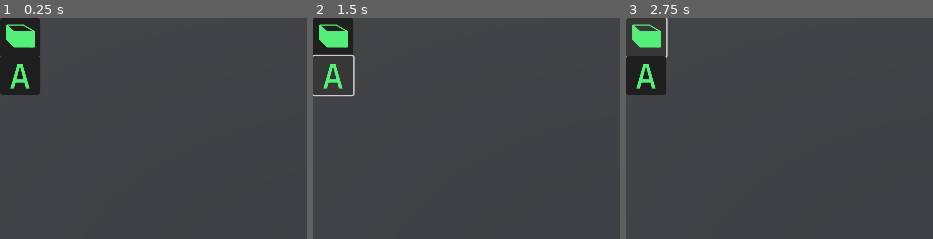
Above: before the commit, frames 1-3 (left to right).
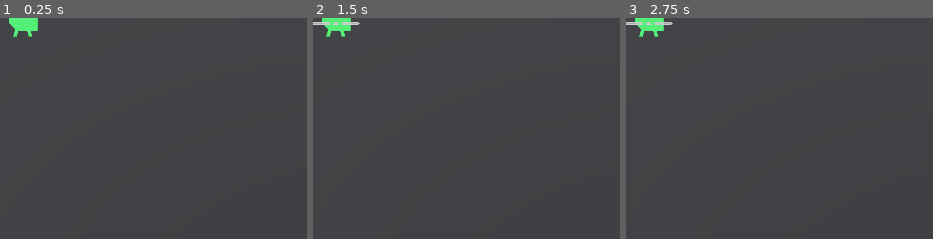
Above: after the commit, the same moments.

Repository: PranjalMaithani/flowchart-3d
Game: Godot game, scene res://Scenes/flowchart_scene.tscn
Two runs of this game, one before a commit and one after it. Both use one fixed random seed, a clock stepped at 60 frames per second and the inputs below.
Inputs (mouse positions are % of the whole screen's width and height, from its top left):
- Up to frame 1 (0.25 s): no input
- Up to frame 2 (1.5 s): click (3, 4) at 0.52 s; click (3, 13) at 1.27 s
- Up to frame 3 (2.75 s): click (3, 4) at 2.02 s
The pictures show only the part of the screen within x 0-50%, y 0-50%; the shares and areas given below are measured in that part.

The runs differ from the first frame. In frame 1, 4.5% of the frame differs, in the area x 0-14%, y 0-35%; in frame 2, 2.7%; in frame 3, 3.6%.

Commit message:
tools UI

Diff:
--- /dev/null
+++ b/Components/Tools/ContainerTool.tscn
@@ -0,0 +1,16 @@
+[gd_scene load_steps=2 format=3 uid="uid://cwdi2sajlnasl"]
+
+[ext_resource type="PackedScene" uid="uid://dx1oqd64dc0mt" path="res://Components/Tools/ToolButton.tscn" id="1_gh62l"]
+
+[node name="ContainerTool" type="MarginContainer"]
+anchors_preset = -1
+anchor_right = 0.0546875
+anchor_bottom = 0.108025
+offset_bottom = -0.000198364
+grow_horizontal = 2
+grow_vertical = 2
+
+[node name="ToolButton" parent="." instance=ExtResource("1_gh62l")]
+layout_mode = 2
+
+[editable path="ToolButton"]
--- /dev/null
+++ b/Components/Tools/CursorTool.tscn
@@ -0,0 +1,18 @@
+[gd_scene load_steps=3 format=3 uid="uid://8gugo5myjv76"]
+
+[ext_resource type="PackedScene" uid="uid://dx1oqd64dc0mt" path="res://Components/Tools/ToolButton.tscn" id="1_qr88k"]
+[ext_resource type="Texture2D" uid="uid://c3j22xmr1wenl" path="res://Images/Icons/cursor icon.png" id="2_ya376"]
+
+[node name="CursorTool" type="MarginContainer"]
+anchors_preset = -1
+anchor_right = 0.0546875
+anchor_bottom = 0.108025
+metadata/_edit_use_anchors_ = true
+
+[node name="ToolButton" parent="." instance=ExtResource("1_qr88k")]
+layout_mode = 2
+
+[node name="Icon" parent="ToolButton" index="0"]
+texture = ExtResource("2_ya376")
+
+[editable path="ToolButton"]
--- /dev/null
+++ b/Components/Tools/TextTool.tscn
@@ -0,0 +1,18 @@
+[gd_scene load_steps=3 format=3 uid="uid://bs77k25nidf2y"]
+
+[ext_resource type="PackedScene" uid="uid://dx1oqd64dc0mt" path="res://Components/Tools/ToolButton.tscn" id="1_eor60"]
+[ext_resource type="Texture2D" uid="uid://b836fou3pi361" path="res://Images/Icons/text icon.png" id="2_exdfb"]
+
+[node name="TextTool" type="MarginContainer"]
+anchors_preset = -1
+anchor_right = 0.0546875
+anchor_bottom = 0.108025
+metadata/_edit_use_anchors_ = true
+
+[node name="ToolButton" parent="." instance=ExtResource("1_eor60")]
+layout_mode = 2
+
+[node name="Icon" parent="ToolButton" index="0"]
+texture = ExtResource("2_exdfb")
+
+[editable path="ToolButton"]
--- /dev/null
+++ b/Components/Tools/ToolButton.tscn
@@ -0,0 +1,26 @@
+[gd_scene load_steps=2 format=3 uid="uid://dx1oqd64dc0mt"]
+
+[ext_resource type="Texture2D" uid="uid://qqlrh8s3r43q" path="res://Images/Icons/cube.png" id="1_5elq2"]
+
+[node name="ToolButton" type="Button"]
+custom_minimum_size = Vector2(63, 70)
+offset_right = 70.0
+offset_bottom = 70.0
+mouse_default_cursor_shape = 2
+
+[node name="Icon" type="TextureRect" parent="."]
+layout_mode = 1
+anchors_preset = 8
+anchor_left = 0.5
+anchor_top = 0.5
+anchor_right = 0.5
+anchor_bottom = 0.5
+offset_left = -26.0
+offset_top = -26.0
+offset_right = 26.0
+offset_bottom = 26.0
+grow_horizontal = 2
+grow_vertical = 2
+texture = ExtResource("1_5elq2")
+expand_mode = 1
+stretch_mode = 4
--- a/Scenes/flowchart_scene.tscn
+++ b/Scenes/flowchart_scene.tscn
@@ -1,11 +1,12 @@
-[gd_scene load_steps=14 format=3 uid="uid://cb2r105nqmjnr"]
+[gd_scene load_steps=15 format=3 uid="uid://cb2r105nqmjnr"]
 
 [ext_resource type="Material" uid="uid://c57ycd54txcqv" path="res://Materials/floor_dark.tres" id="1_jwrac"]
 [ext_resource type="PackedScene" uid="uid://pwytv1htyylm" path="res://Components/ContainerBox/ContainerBox.tscn" id="1_nv32g"]
 [ext_resource type="PackedScene" uid="uid://b338qhshxv8rp" path="res://Components/GameManager.tscn" id="2_6gx0o"]
 [ext_resource type="PackedScene" uid="uid://vu8lwtm68c6t" path="res://Components/Camera/AppCamera.tscn" id="2_m4467"]
-[ext_resource type="PackedScene" uid="uid://dx1oqd64dc0mt" path="res://UI/ToolButton.tscn" id="5_0ubfu"]
-[ext_resource type="Texture2D" uid="uid://b836fou3pi361" path="res://Images/text icon.png" id="6_v7x57"]
+[ext_resource type="PackedScene" uid="uid://cwdi2sajlnasl" path="res://Components/Tools/ContainerTool.tscn" id="5_j4oy4"]
+[ext_resource type="PackedScene" uid="uid://8gugo5myjv76" path="res://Components/Tools/CursorTool.tscn" id="5_xtub2"]
+[ext_resource type="PackedScene" uid="uid://bs77k25nidf2y" path="res://Components/Tools/TextTool.tscn" id="7_sgprb"]
 
 [sub_resource type="ProceduralSkyMaterial" id="ProceduralSkyMaterial_p60a6"]
 sky_top_color = Color(0.411765, 0.482353, 0.584314, 1)
@@ -93,22 +94,17 @@
 grow_vertical = 2
 mouse_filter = 2
 
-[node name="ToolButton" parent="UI" instance=ExtResource("5_0ubfu")]
+[node name="VFlowContainer" type="VBoxContainer" parent="UI"]
 layout_mode = 2
-offset_bottom = 56.0
-size_flags_horizontal = 0
+offset_right = 65.0
+offset_bottom = 335.0
+
+[node name="CursorTool" parent="UI/VFlowContainer" instance=ExtResource("5_xtub2")]
+layout_mode = 2
+
+[node name="ContainerTool" parent="UI/VFlowContainer" instance=ExtResource("5_j4oy4")]
+layout_mode = 2
 size_flags_vertical = 0
-mouse_default_cursor_shape = 2
 
-[node name="ToolButton2" parent="UI" instance=ExtResource("5_0ubfu")]
+[node name="TextTool" parent="UI/VFlowContainer" instance=ExtResource("7_sgprb")]
 layout_mode = 2
-offset_top = 55.0
-offset_bottom = 111.0
-size_flags_horizontal = 0
-size_flags_vertical = 0
-mouse_default_cursor_shape = 2
-
-[node name="Icon" parent="UI/ToolButton2" index="0"]
-texture = ExtResource("6_v7x57")
-
-[editable path="UI/ToolButton2"]
--- a/src/AppManager/app_manager.gd
+++ b/src/AppManager/app_manager.gd
@@ -1,8 +1,9 @@
 extends Node
 class_name AppManager
 
+var state: AppState
 @export var ground_plane: Node3D
 @export var camera: Camera3D
 
-var active_object
-var selected_objects: Array[Node]
+func _ready():
+    state = AppState.new()
--- a/src/AppManager/app_state.gd
+++ b/src/AppManager/app_state.gd
@@ -1,16 +1,10 @@
-extends Node3D
+extends Resource
 class_name AppState
 
-var state: Dictionary
+var active_tool: Constants.TOOL
 
-func add_state(value: Node):
-    pass
+func set_active_tool(value: Constants.TOOL):
+    active_tool = value
 
-func get_state(value: Node):
-    pass
-
-func update_state(value: Node):
-    pass
-
-func delete_state(value: Node):
-    pass
+var active_object
+var selected_objects: Array[Node]
--- /dev/null
+++ b/src/AppManager/constants.gd
@@ -0,0 +1,7 @@
+class_name Constants
+
+enum TOOL {
+    SELECT,
+    CONTAINER,
+    TEXT
+}
--- a/src/Camera/camera_pan.gd
+++ b/src/Camera/camera_pan.gd
@@ -28,7 +28,7 @@
     update_mouse_position()
 
 func update_mouse_position():
-    if(app_manager.active_object):
+    if(app_manager.state.active_object):
         return
     var viewport_mouse_position = get_viewport().get_mouse_position()
     var space_state = camera.get_world_3d().direct_space_state
--- a/src/Toolbar/tool_button.gd
+++ b/src/Toolbar/tool_button.gd
@@ -1,9 +1,11 @@
 extends Button
 
 var app_manager: AppManager
+@export var tool_name: Constants.TOOL
 
 func _ready():
     pass
 
 func initialize(properties: Dictionary):
+    app_manager.state.set_active_tool(tool_name)
     pressed.connect(properties.on_click as Callable)
--- a/src/Tools/container_tool.gd
+++ b/src/Tools/container_tool.gd
@@ -1,4 +1,4 @@
-extends Node3D
+extends MarginContainer
 
 var app_manager: AppManager
 var ground_plane
@@ -20,7 +20,7 @@
 
 func update_mouse_position():
     var viewport_mouse_position = get_viewport().get_mouse_position()
-    var space_state = get_world_3d().direct_space_state
+    var space_state = camera.get_world_3d().direct_space_state
     mouse_position = UIHelpers.get_floor_position_from_mouse(ground_plane, space_state, viewport_mouse_position, camera)
 
 func _process(_delta):
--- a/src/ui/DragPoints/drag_start_point.gd
+++ b/src/ui/DragPoints/drag_start_point.gd
@@ -47,7 +47,7 @@
         if(on_start_dragging):
             on_start_dragging.call()
     if(is_dragging):
-        app_manager.active_object = area
+        app_manager.state.active_object = area
         update_mouse_position()
 
     was_dragging = is_dragging
@@ -59,7 +59,7 @@
 
 func _input(_event):
     if(is_dragging && Input.is_action_just_released("mouse1")):
-        app_manager.active_object = null
+        app_manager.state.active_object = null
         is_dragging = false
         was_dragging = false
         if(on_stop_dragging):
--- a/src/ui/drag_and_drop.gd
+++ b/src/ui/drag_and_drop.gd
@@ -49,7 +49,7 @@
 func handle_dragging(event: InputEventMouseButton):
     is_dragging = event.is_pressed()
     if(is_dragging):
-        app_manager.active_object = area
+        app_manager.state.active_object = area
         update_mouse_position()
 
     was_dragging = is_dragging
@@ -61,7 +61,7 @@
 
 func _input(_event):
     if(is_dragging && Input.is_action_just_released("mouse1")):
-        app_manager.active_object = null
+        app_manager.state.active_object = null
         is_dragging = false
         was_dragging = false
         if(on_stop_dragging):
Renamed: Images/cube.png -> Images/Icons/cube.png
Not shown, changed: Images/Icons/cube.png.import
Binary file added: Images/Icons/cursor icon.png
Not shown, added: Images/Icons/cursor icon.png.import
Renamed: Images/delete x.png -> Images/Icons/delete x.png
Not shown, changed: Images/Icons/delete x.png.import
Renamed: Images/text icon.png -> Images/Icons/text icon.png
Not shown, changed: Images/Icons/text icon.png.import
